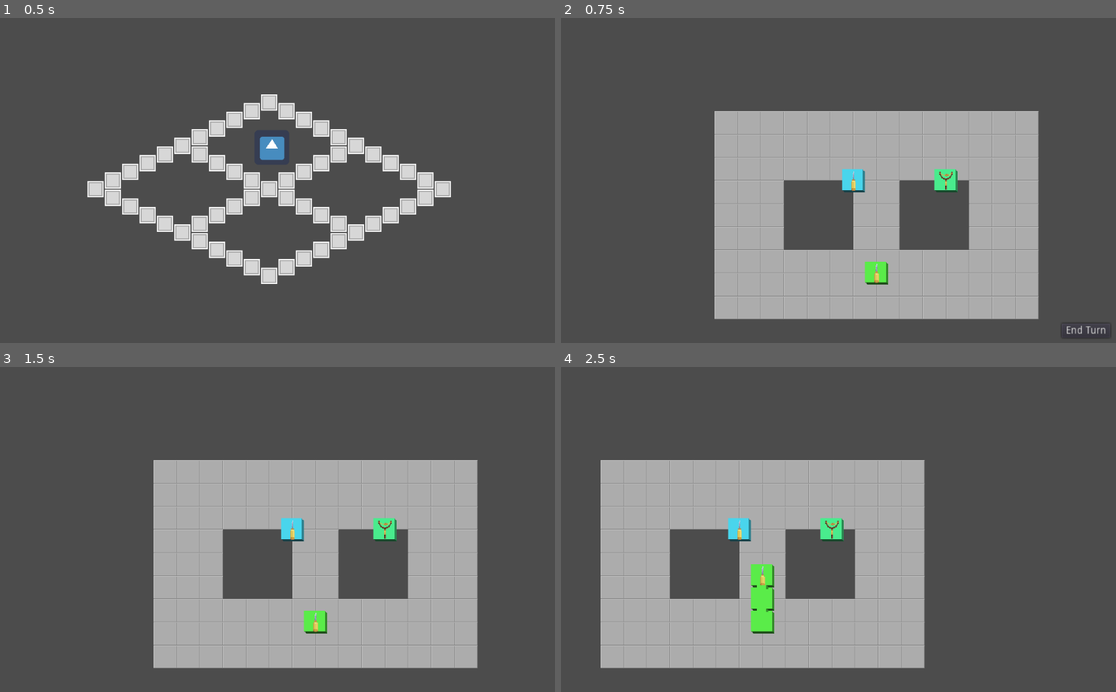
Above: before the commit, frames 1-4 (two rows, left to right).
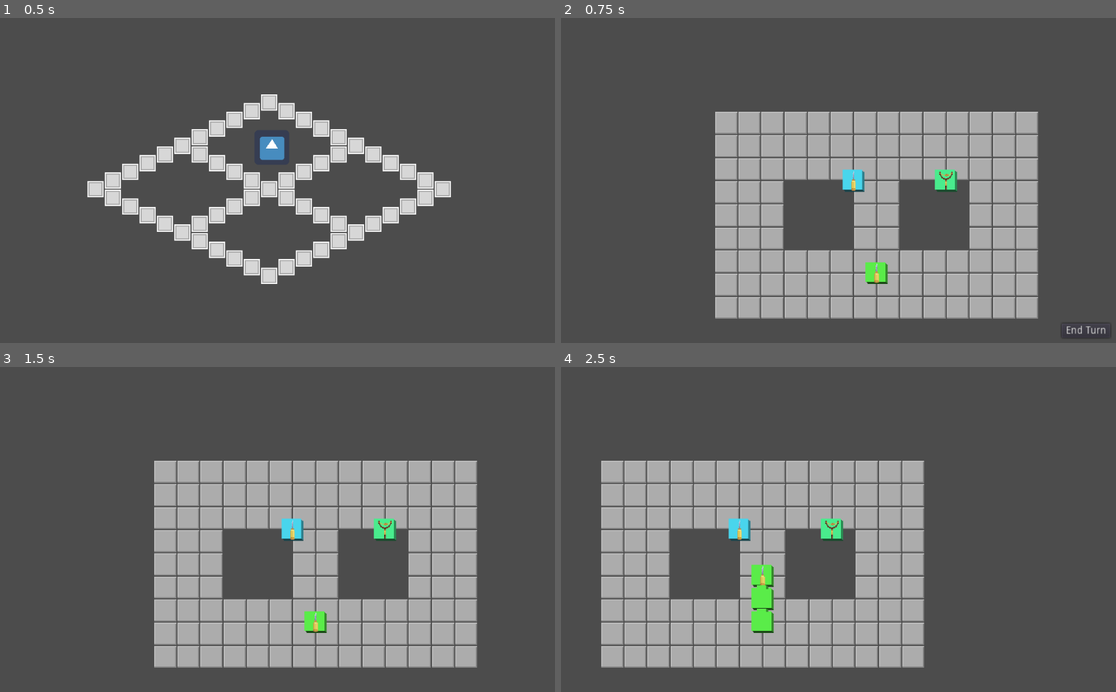
Above: after the commit, the same moments.

Repository: Henelik/HackGame
Game: Godot game, scene res://GameRoot.tscn
Same seed, same stepped clock (60 frames per second), same inputs: the game is played once before the commit and once after it. The engine's default icon, where the game draws it, is replaced by a stand-in: a white triangle on a blue panel in a dark square.
Inputs (mouse positions are in pixels of both pictures, inside the frame that each line leads up to):
- Up to frame 1 (0.5 s): no input
- Up to frame 2 (0.75 s): click (832, 148) at 0.5 s
- Up to frame 3 (1.5 s): click "End Turn" at 1.25 s
- Up to frame 4 (2.5 s): tap Enter at 2 s; move the mouse to (855, 529) at 2.02 s; hold Right (ui_right) from 2.03 s (still down); click (855, 529) at 2.17 s

Frame 1 is identical in both runs. In frame 2, 6.1% of the frame differs, in the area x 27-87%, y 28-93%; in frame 3, 6.1%; in frame 4, 6.0%.

Commit message:
Imported new sprites

Diff:
--- a/test.tscn
+++ b/test.tscn
@@ -16,8 +16,6 @@
 
 [node name="Icebreaker" parent="." instance=ExtResource( 3 )]
 position = Vector2( 28.8887, -1.11639 )
-movesPerTurn = 10
-maxSize = 5
 col = Color( 0.290196, 0.843137, 0.933333, 1 )
 
 [node name="Icebreaker2" parent="." instance=ExtResource( 3 )]
Binary file changed: Sprites/Sector.png
Binary file changed: Sprites/Tile.png
Binary file added: Sprites/Tile2.png
Not shown, added: Sprites/Tile2.png.import
Binary file added: Sprites/Tile3.png
Not shown, added: Sprites/Tile3.png.import
Binary file added: Sprites/Tile4.png
Not shown, added: Sprites/Tile4.png.import
Binary file added: Sprites/Tile5.png
Not shown, added: Sprites/Tile5.png.import
Binary file added: Sprites/Tile6.png
Not shown, added: Sprites/Tile6.png.import
